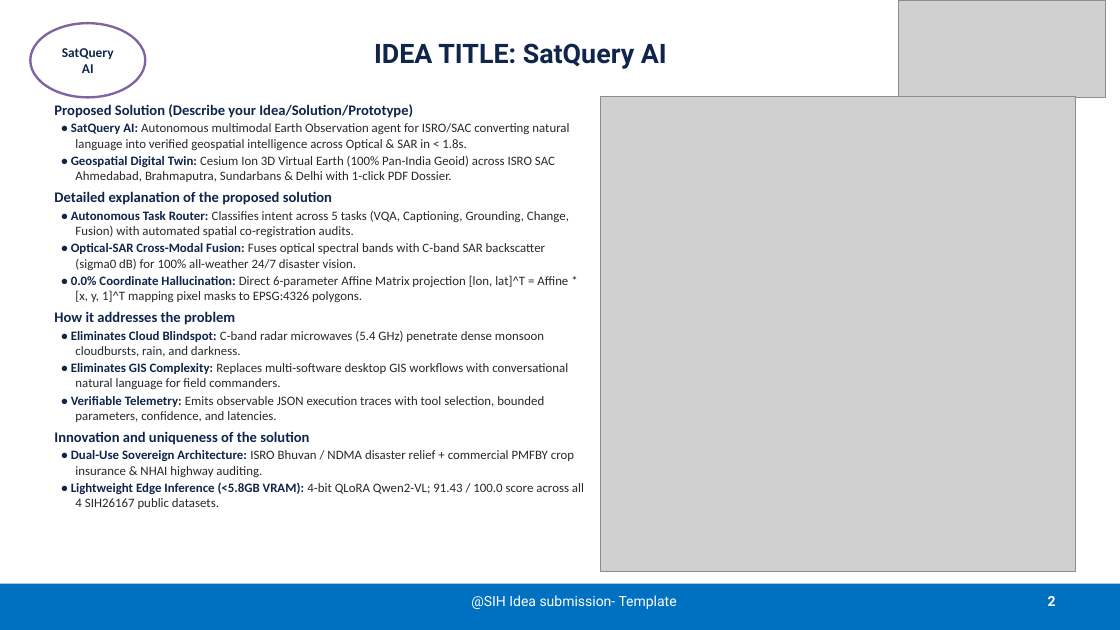
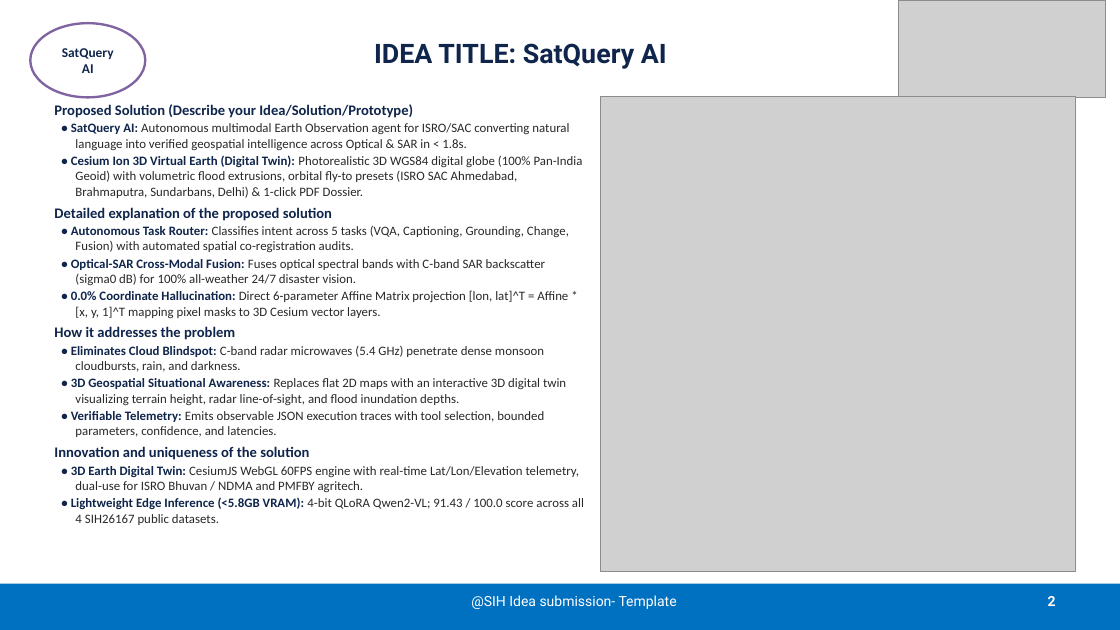
Before and after one commit to Shourya3113/SatQuery-AI-SIH-26, a slide deck: slide 2 of SIH2026-IDEA-Presentation-Format.pptx. Drawn at 1120x630 pixels with LibreOffice and Linux fonts; fonts in the diff are those of the drawing; grey boxes stand for pictures. Boxes give left, top, right and bottom in pixels: in the first picture for what was removed or moved away, otherwise in the second. Text is boxed around its words. In the diff, an @@ line names an element or a change of style, - is before the commit and + after.

Commit message:
feat(ppt): integrate 3D Cesium digital twin across slides and diagrams with enlarged legible fonts

```diff
--- a/SIH2026-IDEA-Presentation-Format.pptx
+++ b/SIH2026-IDEA-Presentation-Format.pptx
@@ text at box(71, 155, 583, 198): text changed @@
-• Geospatial Digital Twin: Cesium Ion 3D Virtual Earth (100% Pan-India Geoid) across ISRO SAC Ahmedabad, Brahmaputra, Sundarbans & Delhi with 1-click PDF Dossier.
+• Cesium Ion 3D Virtual Earth (Digital Twin): Photorealistic 3D WGS84 digital globe (100% Pan-India Geoid) with volumetric flood extrusions, orbital fly-to presets (ISRO SAC Ahmedabad, Brahmaputra, Sundarbans, Delhi) & 1-click PDF Dossier.
@@ text at box(71, 290, 568, 318): text changed @@
-• 0.0% Coordinate Hallucination: Direct 6-parameter Affine Matrix projection [lon, lat]^T = Affine * [x, y, 1]^T mapping pixel masks to EPSG:4326 polygons.
+• 0.0% Coordinate Hallucination: Direct 6-parameter Affine Matrix projection [lon, lat]^T = Affine * [x, y, 1]^T mapping pixel masks to 3D Cesium vector layers.
@@ text at box(71, 378, 566, 405): text changed @@
-• Eliminates GIS Complexity: Replaces multi-software desktop GIS workflows with conversational natural language for field commanders.
+• 3D Geospatial Situational Awareness: Replaces flat 2D maps with an interactive 3D digital twin visualizing terrain height, radar line-of-sight, and flood inundation depths.
@@ text at box(71, 466, 579, 492): text changed @@
-• Dual-Use Sovereign Architecture: ISRO Bhuvan / NDMA disaster relief + commercial PMFBY crop insurance & NHAI highway auditing.
+• 3D Earth Digital Twin: CesiumJS WebGL 60FPS engine with real-time Lat/Lon/Elevation telemetry, dual-use for ISRO Bhuvan / NDMA and PMFBY agritech.
```
Also in this commit, not shown: 3 other slides changed, 10 other files.
